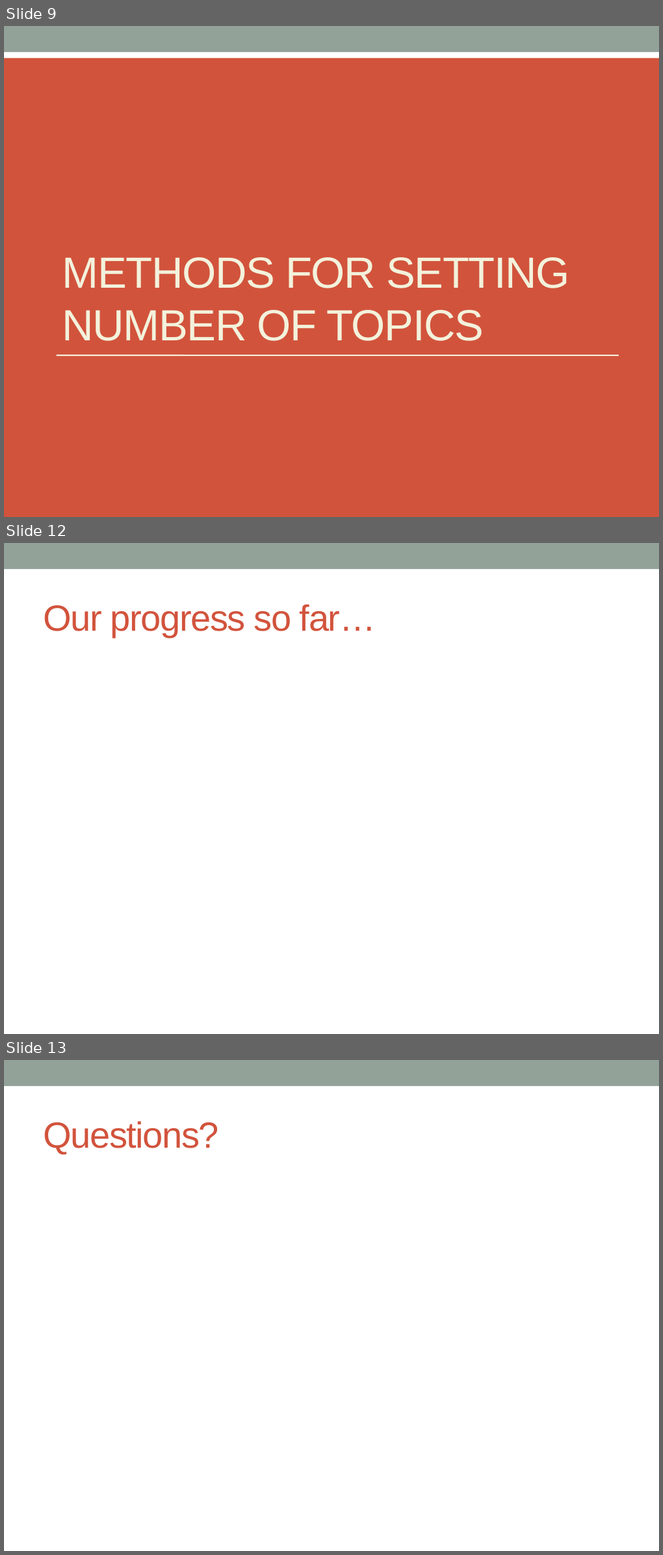
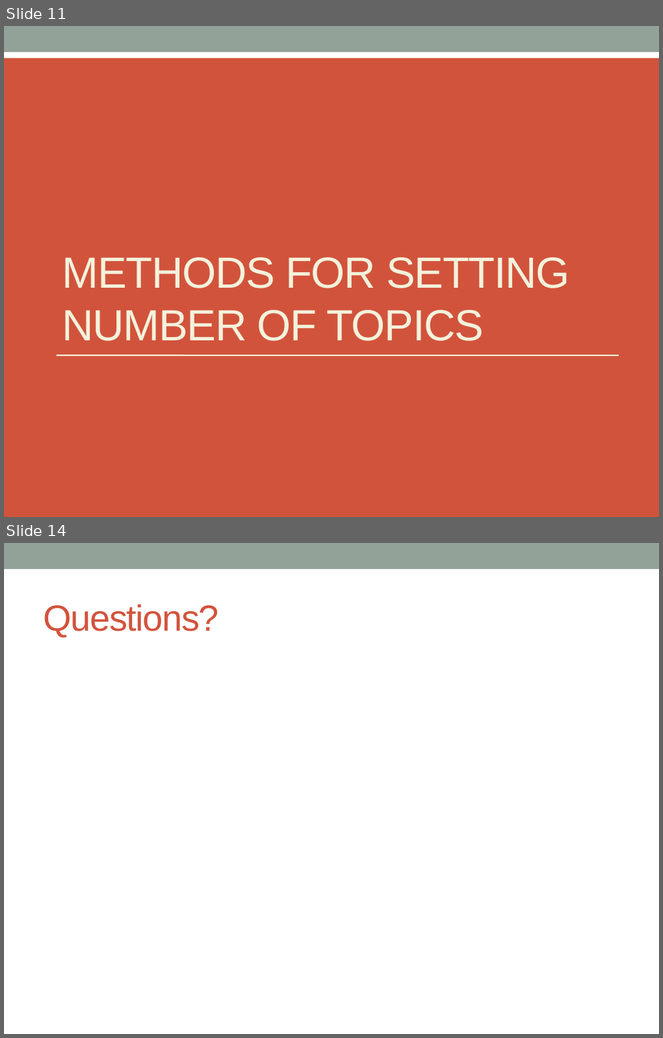
Before and after one commit to markheimann/Bayesian-ML, a slide deck: BMML_Presentation.pptx. Shown one above the other, each under a label of ours: slides 9, 12 and 13 before the commit, slides 11 and 14 after it; the slides between them are not shown. The pictures are 663x1555 and 663x1038 pixels, drawn with LibreOffice and Linux fonts; fonts in the diff are those of the drawing. Boxes give left, top, right and bottom in pixels: in the first picture for what was removed or moved away, otherwise in the second. Text is boxed around its words. In the diff, an @@ line names an element or a change of style, - is before the commit and + after.

```diff
--- a/BMML_Presentation.pptx
+++ b/BMML_Presentation.pptx
@@ slide 12 removed at <box>4,543,659,1034</box>, background #FFFFFF; not listed: 1 template element that a slide beside it also shows @@
@@ title removed at <box>43,604,376,637</box> @@
-Our progress so far…
@@ what was slide 9 is now slide 11 @@
@@ what was slide 13 is now slide 14 @@
```
Also in this commit, not shown: 3 slides changed, 3 slides added, 1 other slide removed.
